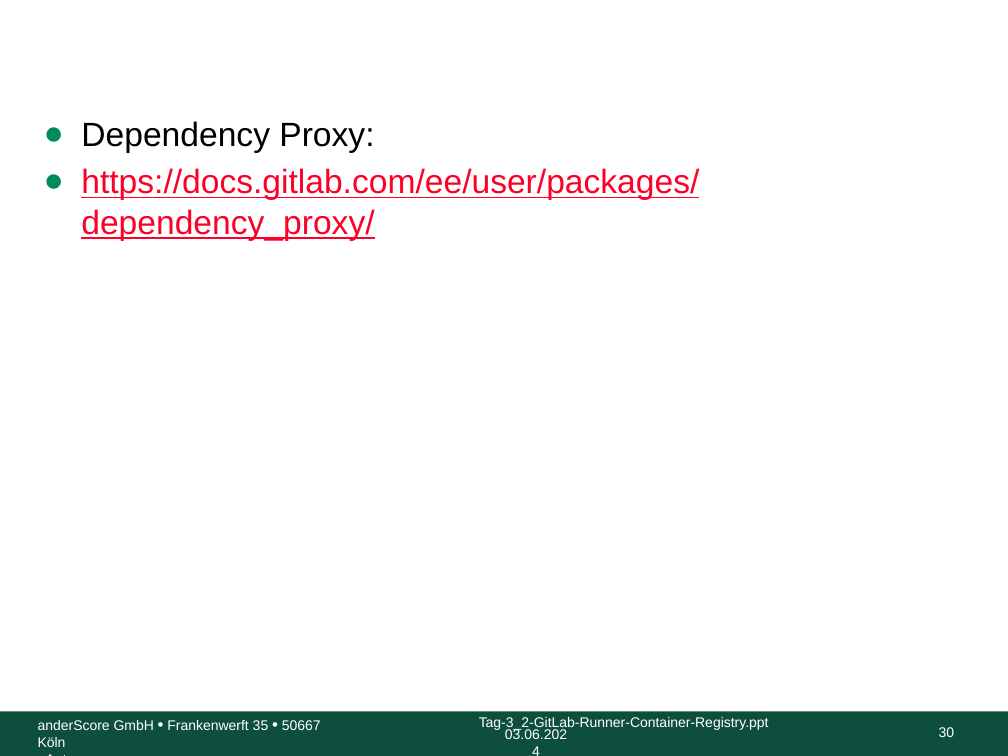
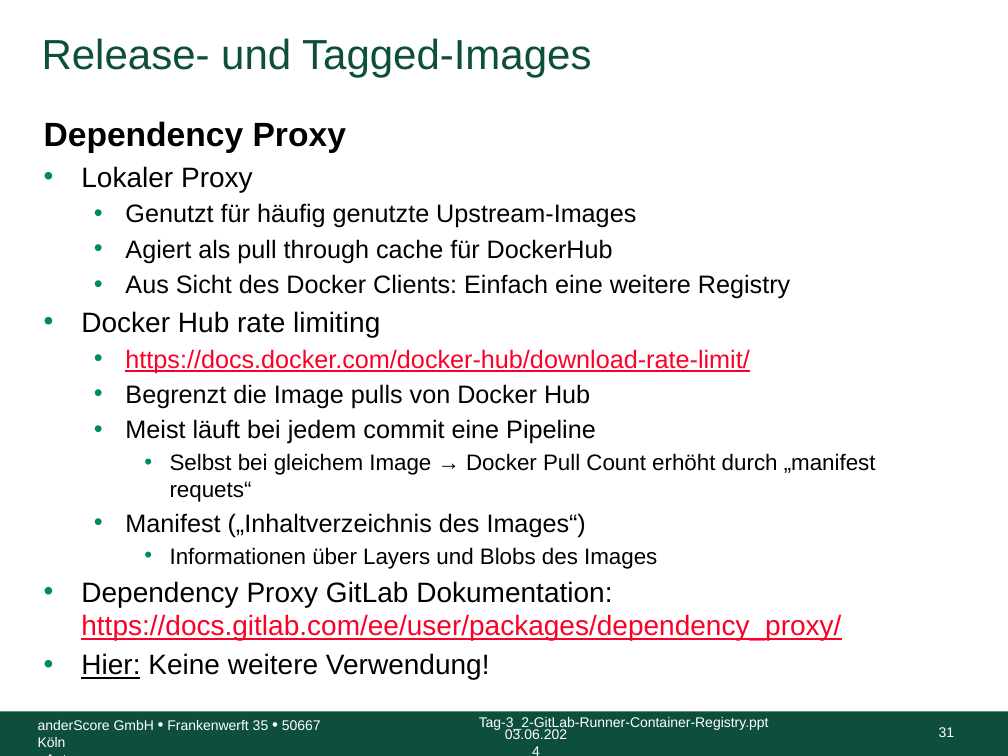
Before and after one commit to anderscore-gmbh/gitlab, a slide deck: slide 31 of slides/Tag-3_3-Release-und-Tagged-Images.pptx (slide 30 before the commit). Drawn at 1008x756 pixels with LibreOffice and Linux fonts; fonts in the diff are those of the drawing; background and template pictures are left out. Boxes give left, top, right and bottom in pixels: in the first picture for what was removed or moved away, otherwise in the second. Text is boxed around its words. In the diff, an @@ line names an element or a change of style, - is before the commit and + after.

Commit message:
Tag-3_3: Docker-in-Docker (dind) mit Container Registry oder Dependency Proxy, Container Registry Beispiele

```diff
--- a/slides/Tag-3_3-Release-und-Tagged-Images.pptx
+++ b/slides/Tag-3_3-Release-und-Tagged-Images.pptx
@@ title added at (x1=42, y1=38, x2=591, y2=77), 30 pt, text #0D4F3C @@
+Release- und Tagged-Images
@@ text at (x1=44, y1=121, x2=876, y2=680): text changed; size 24 to 18 pt; text colour #FC0128 to #000000 @@
-● Dependency Proxy:
-● https://docs.gitlab.com/ee/user/packages/dependency_proxy/
+Dependency Proxy
+• Lokaler Proxy
+  • Genutzt für häufig genutzte Upstream-Images
+  • Agiert als pull through cache für DockerHub
+  • Aus Sicht des Docker Clients: Einfach eine weitere Registry
+• Docker Hub rate limiting
+  • https://docs.docker.com/docker-hub/download-rate-limit/
+  • Begrenzt die Image pulls von Docker Hub
+  • Meist läuft bei jedem commit eine Pipeline
+    • Selbst bei gleichem Image → Docker Pull Count erhöht durch „manifest requets“
+  • Manifest („Inhaltverzeichnis des Images“)
+    • Informationen über Layers und Blobs des Images
+• Dependency Proxy GitLab Dokumentation: https://docs.gitlab.com/ee/user/packages/dependency_proxy/
+• Hier: Keine weitere Verwendung!
@@ page number at (x1=939, y1=727, x2=955, y2=737): text changed @@
-30
+31
```
Also in this commit, not shown: 7 other slides changed, 6 slides added.
